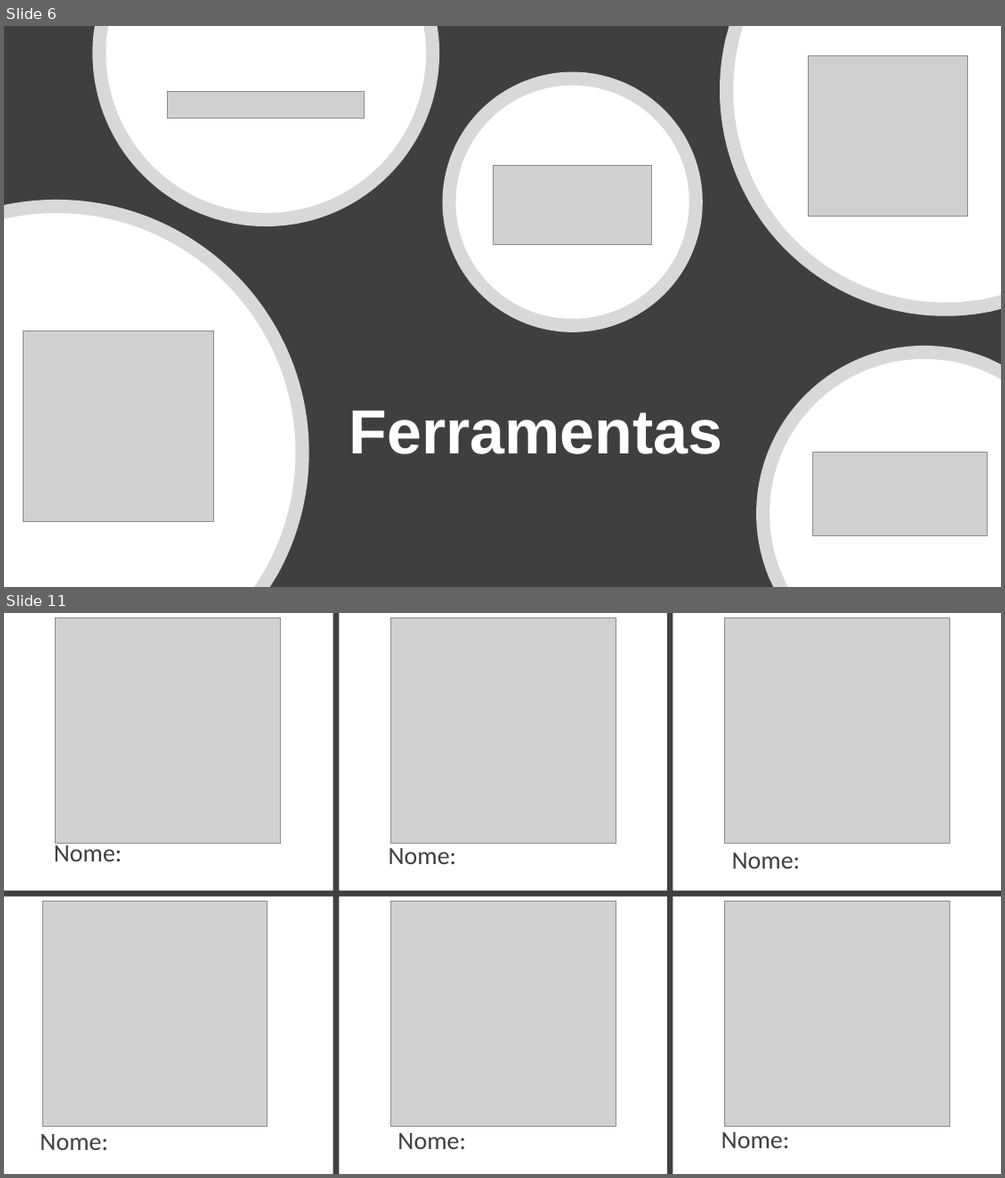
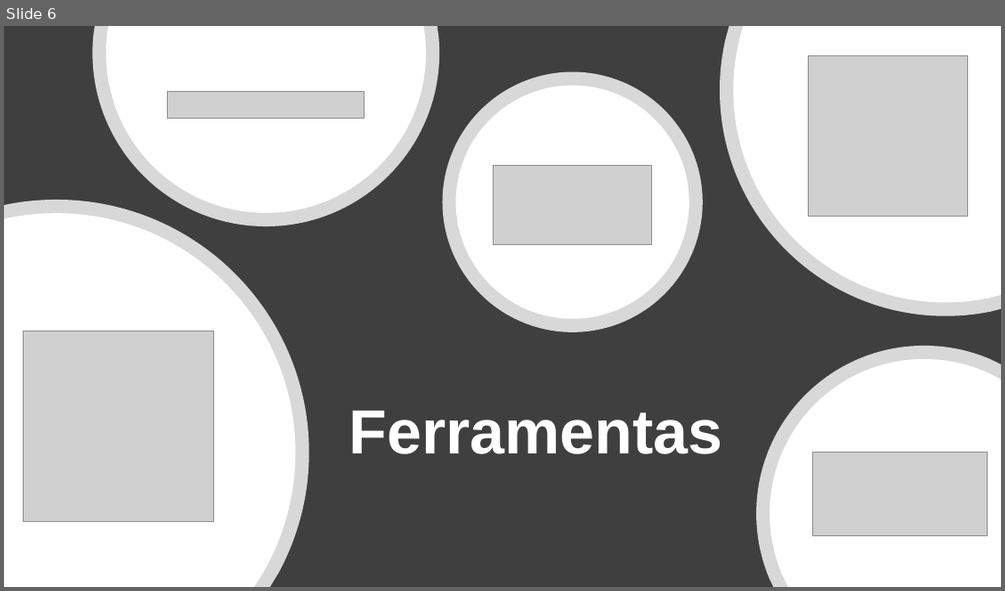
Before and after one commit to TCC-Disk-Pizza-Nostra-Casa/Conteudo_TCC, a slide deck: Planejamento/TCC - Desenvolvimento de Sistemas - Pizzaria.pptx. Shown one above the other, each under a label of ours: slides 6 and 11 before the commit, slide 6 after it; the slides between them are not shown. The pictures are 1005x1178 and 1005x591 pixels, drawn with LibreOffice and Linux fonts; fonts in the diff are those of the drawing; grey boxes stand for pictures. Boxes give left, top, right and bottom in pixels: in the first picture for what was removed or moved away, otherwise in the second. Text is boxed around its words. In the diff, an @@ line names an element or a change of style, - is before the commit and + after.

```diff
--- a/Planejamento/TCC - Desenvolvimento de Sistemas - Pizzaria.pptx
+++ b/Planejamento/TCC - Desenvolvimento de Sistemas - Pizzaria.pptx
@@ slide 11 removed at (4, 613, 1001, 1174), background #FFFFFF @@
@@ picture removed at (56, 618, 281, 844) @@
@@ rectangle removed at (333, 613, 339, 1174) @@
@@ picture removed at (390, 618, 615, 844) @@
@@ rectangle removed at (667, 613, 673, 1174) @@
@@ picture removed at (724, 618, 949, 844) @@
@@ text removed at (54, 840, 122, 861) @@
-Nome:
@@ text removed at (388, 848, 457, 864) @@
-Nome:
@@ text removed at (732, 852, 801, 868) @@
-Nome:
@@ rectangle removed at (4, 890, 1001, 896) @@
@@ picture removed at (43, 900, 267, 1126) @@
@@ picture removed at (390, 900, 615, 1126) @@
@@ picture removed at (724, 900, 949, 1126) @@
@@ text removed at (40, 1134, 108, 1150) @@
-Nome:
@@ text removed at (397, 1133, 466, 1149) @@
-Nome:
@@ text removed at (721, 1132, 790, 1148) @@
-Nome:
```
Also in this commit, not shown: 6 slides changed, 4 slides added, 3 other slides removed, 1 other file.
